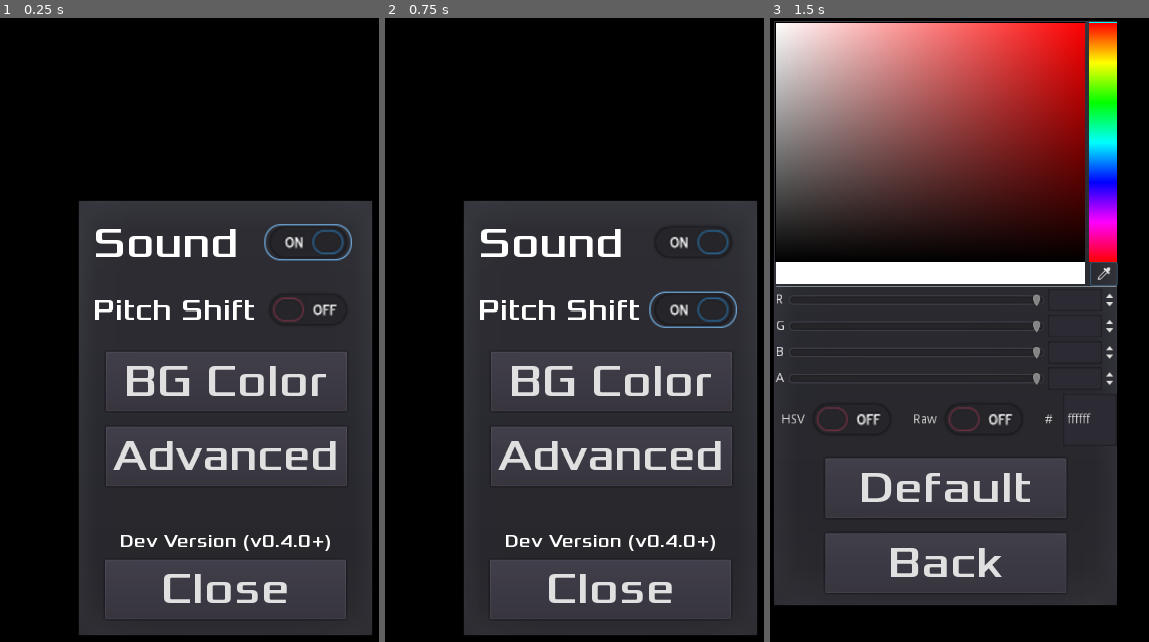
Above: before the commit, frames 1-3 (left to right).
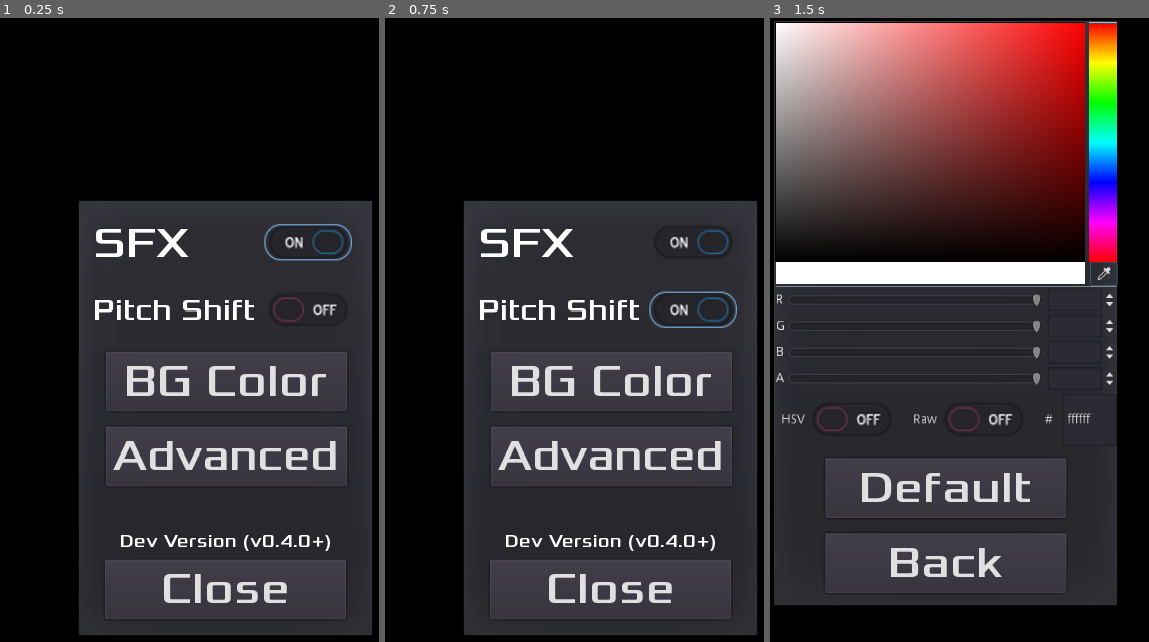
Above: after the commit, the same moments.

Repository: tomas7770/RunJump
Game: Godot game, scene res://scenes/SettingsHUD/SettingsHUD.tscn
The game is run twice, just before and just after one commit, with the same random seed, the same clock (stepped at 60 frames per second) and the same inputs. This scene is started directly instead of the project's main scene.
Inputs (mouse positions are in pixels of both pictures, inside the frame that each line leads up to):
- Up to frame 1 (0.25 s): no input
- Up to frame 2 (0.75 s): click (695, 311) at 0.5 s
- Up to frame 3 (1.5 s): click "BG Color" at 1.25 s

The runs differ from the first frame. In frame 1, 0.7% of the frame differs, in the area x 34-63%, y 33-39%; in frame 2, 0.7%; in frame 3, nothing differs.

Commit message:
Implement background music

Diff:
--- a/scenes/GlobalVariables.gd
+++ b/scenes/GlobalVariables.gd
@@ -48,6 +48,9 @@
 		for difficulty_x in DIFFICULTY.values():
 			high_score[character_x][difficulty_x] = 0
 	SaveHandler.load_data()
+	var MusicPlayerClass = load("res://scenes/MusicPlayer.gd")
+	var MusicPlayer = MusicPlayerClass.new()
+	add_child(MusicPlayer)
 
 func highscore_set(val, played_character, played_difficulty, do_save = true):
 	if val > high_score[played_character][played_difficulty]:
--- /dev/null
+++ b/scenes/MusicPlayer.gd
@@ -0,0 +1,7 @@
+extends Node
+
+func _ready():
+	var music = AudioStreamPlayer.new()
+	add_child(music)
+	music.stream = load("res://sounds/music/fasttheme.mp3")
+	music.play()
--- a/scenes/SettingsHUD/SettingsHUD.tscn
+++ b/scenes/SettingsHUD/SettingsHUD.tscn
@@ -103,7 +103,7 @@
 margin_bottom = 56.0
 size_flags_horizontal = 3
 custom_fonts/font = SubResource( 9 )
-text = "Sound"
+text = "SFX"
 
 [node name="CheckButton" type="CheckButton" parent="HUD_Container/MainSettings/ScrollContainer/VBoxContainer/SoundContainer"]
 margin_left = 177.0
Not shown, added: sounds/music/credits.txt
Not shown, added: sounds/music/fasttheme.mp3.import
Not shown, added: sounds/music/fasttheme.mp3
